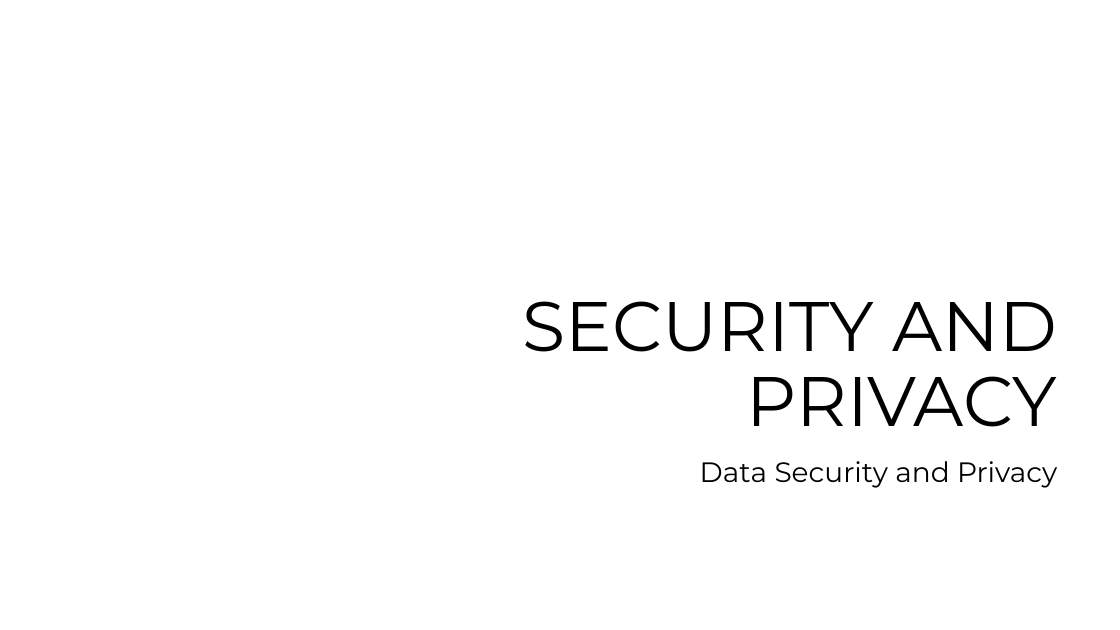
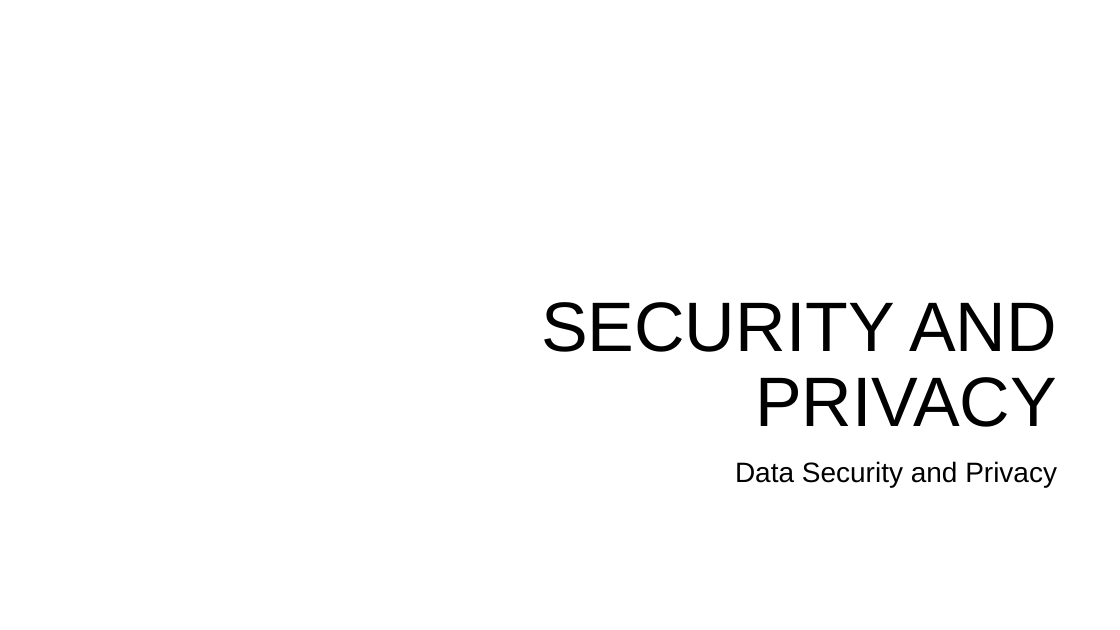
Before and after one commit to dinoDuvnjak/CTK, a slide deck: slide 1 of SHIFT4IT/security-and-privacy/security-and-privacy.pptx. Drawn at 1120x630 pixels with LibreOffice and Linux fonts; fonts in the diff are those of the drawing; background and template pictures are left out. Boxes give left, top, right and bottom in pixels: in the first picture for what was removed or moved away, otherwise in the second. Text is boxed around its words. In the diff, an @@ line names an element or a change of style, - is before the commit and + after.

```diff
--- a/SHIFT4IT/security-and-privacy/security-and-privacy.pptx
+++ b/SHIFT4IT/security-and-privacy/security-and-privacy.pptx
@@ title "SECURITY AND PRIVACY" at bbox=[541, 302, 1057, 427]: font Montserrat to Arial @@
@@ subtitle "Data Security and Privacy" at bbox=[735, 461, 1057, 488]: font Montserrat to Arial @@
```
Also in this commit, not shown: 7 other slides changed, 6 slides added, 2 other files.
